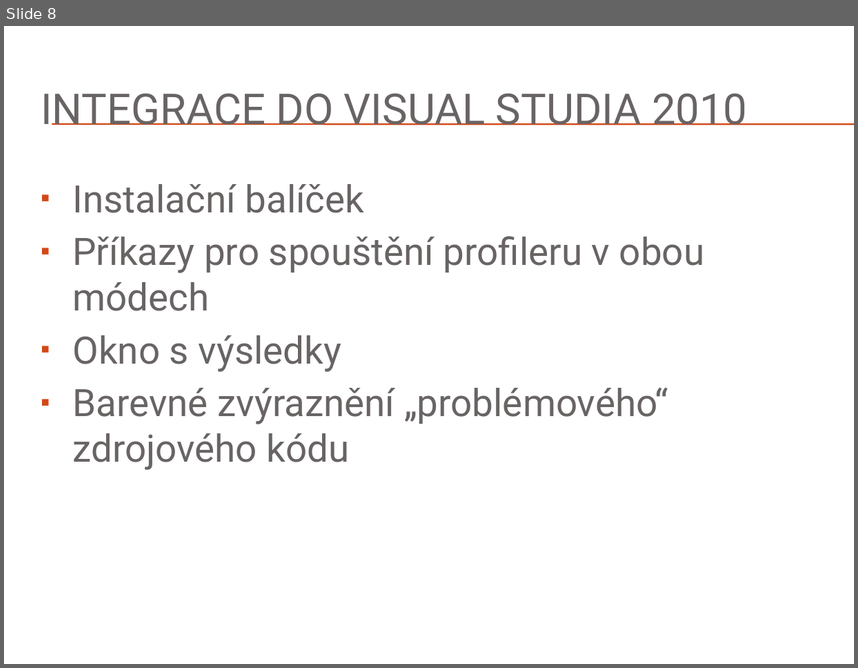
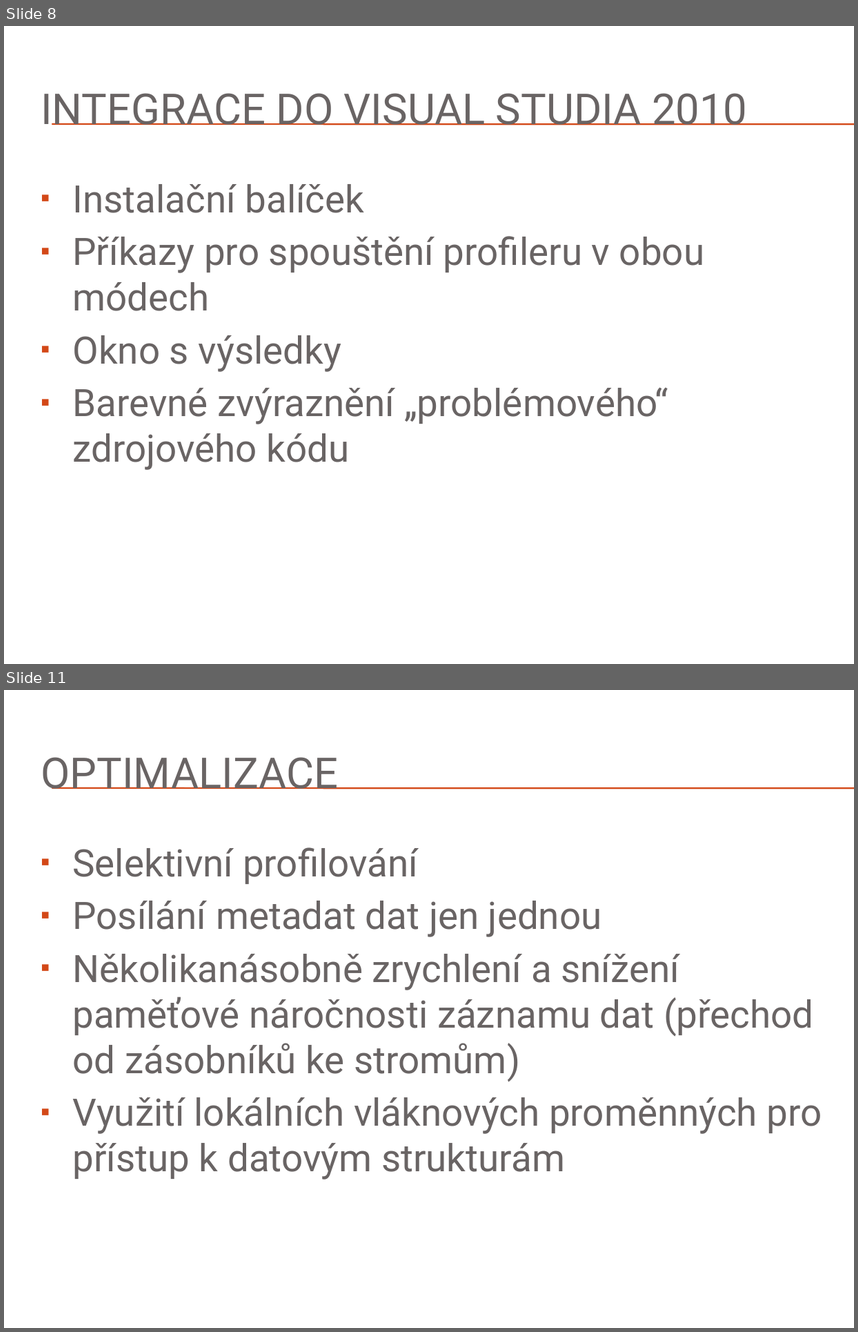
Before and after one commit to rasiths/visual-profiler, a slide deck: Thesis/Presentation/Výkonové profilování na platformě.pptx. Shown one above the other, each under a label of ours: slide 8 before the commit, slides 8 and 11 after it; the slides between them are not shown. The pictures are 858x668 and 858x1332 pixels, drawn with LibreOffice and Linux fonts; fonts in the diff are those of the drawing; background and template pictures are left out. Boxes give left, top, right and bottom in pixels: in the first picture for what was removed or moved away, otherwise in the second. Text is boxed around its words. In the diff, an @@ line names an element or a change of style, - is before the commit and + after.

```diff
--- a/Thesis/Presentation/Výkonové profilování na platformě.pptx
+++ b/Thesis/Presentation/Výkonové profilování na platformě.pptx
@@ slide 11 added at bbox=[4, 690, 854, 1328], background picture (left out); not listed: 2 template elements that a slide beside it also shows @@
@@ title added at bbox=[41, 757, 338, 789], 36 pt, text #696464 @@
+OPTIMALIZACE
@@ text added at bbox=[72, 847, 822, 1179], 32 pt, text #696464 @@
+▪ Selektivní profilování
+▪ Posílání metadat dat jen jednou
+▪ Několikanásobně zrychlení a snížení paměťové náročnosti záznamu dat (přechod od zásobníků ke stromům)
+▪ Využití lokálních vláknových proměnných pro přístup k datovým strukturám
```
Also in this commit, not shown: 2 slides changed, 5 other slides added, 4 other files.
